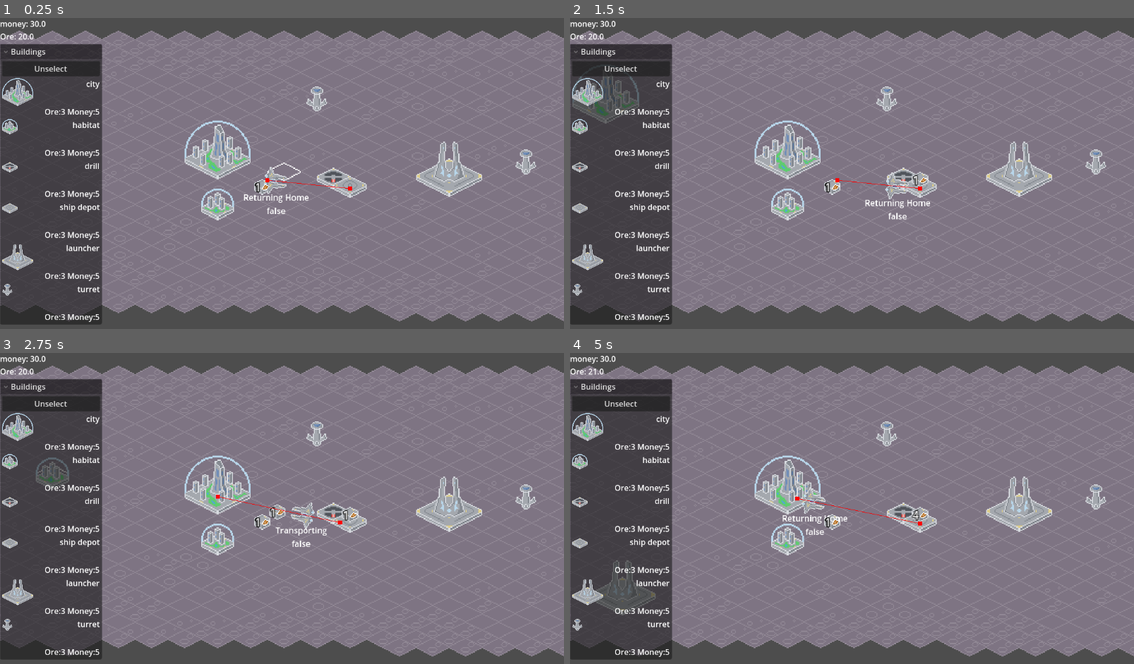
Above: before the commit, frames 1-4 (two rows, left to right).
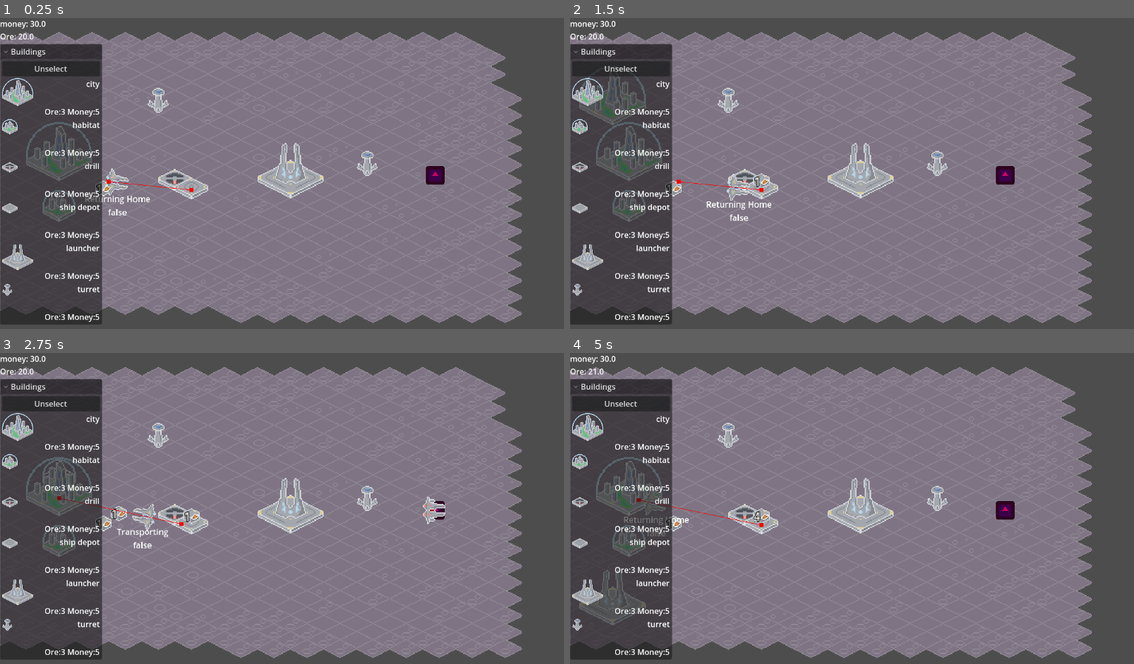
Above: after the commit, the same moments.

Repository: kevinn-t/cmpm-170-tower-defense
Game: Godot game, scene res://main scene.tscn
Two runs of this game, one before a commit and one after it. Both use one fixed random seed, a clock stepped at 60 frames per second and the inputs below. The engine's default icon, where the game draws it, is replaced by a stand-in: a white triangle on a blue panel in a dark square.
Inputs:
- Up to frame 1 (0.25 s): no input
- Up to frame 2 (1.5 s): click "Unselect" at 0.5 s; click "city" at 1.25 s
- Up to frame 3 (2.75 s): click "habitat" at 2 s
- Up to frame 4 (5 s): click "drill" at 2.75 s; click "ship depot" at 3.5 s; click "launcher" at 4.25 s

The runs differ from the first frame. In frame 1, 16% of the frame differs, in the area x 0-100%, y 4-98%; in frame 2, 17%; in frame 3, 17%; in frame 4, 17%.
Error after the commit: Attempt to call function 'get_children' in base 'null instance' on a null instance. (res://Scripts/enemy.gd:21)

Commit message:
add waves json

Diff:
--- /dev/null
+++ b/Data/waves.json
@@ -0,0 +1,22 @@
+{
+	"waves": [
+	{
+	  "enemies": [
+		{
+		  "ship": 5,
+		"dart" : 0
+		}
+	  ],
+	"delay":2
+	},
+	{
+	  "enemies": [
+		{
+		  "ship": 2,
+		"dart" : 0
+		}
+	  ],
+	"delay":1
+	}
+  ]
+}
--- a/Scripts/enemy_spawner.gd
+++ b/Scripts/enemy_spawner.gd
@@ -1,10 +1,9 @@
 extends Node2D
 
 @onready var enemy = preload("res://Prefabs/enemy.tscn")
-
-
+@onready var enemies: Node2D = $"../Enemies"
 
 func _on_timer_timeout() -> void:
 	var e = enemy.instantiate()
-	e.position = position
-	get_parent().add_child(e)
+	e.global_position = global_position
+	enemies.add_child(e)
--- a/main scene.tscn
+++ b/main scene.tscn
@@ -77,7 +77,7 @@
 tile_set = SubResource("TileSet_18xev")
 
 [node name="Camera2D" type="Camera2D" parent="."]
-position = Vector2(14, -4)
+position = Vector2(168, -5)
 zoom = Vector2(2.11, 2.11)
 script = ExtResource("3_ohk57")
 
@@ -168,4 +168,6 @@
 scale = Vector2(0.14, 0.14)
 texture = ExtResource("16_v7vy4")
 
+[node name="Enemies" type="Node2D" parent="."]
+
 [connection signal="timeout" from="EnemySpawner/Timer" to="EnemySpawner" method="_on_timer_timeout"]
